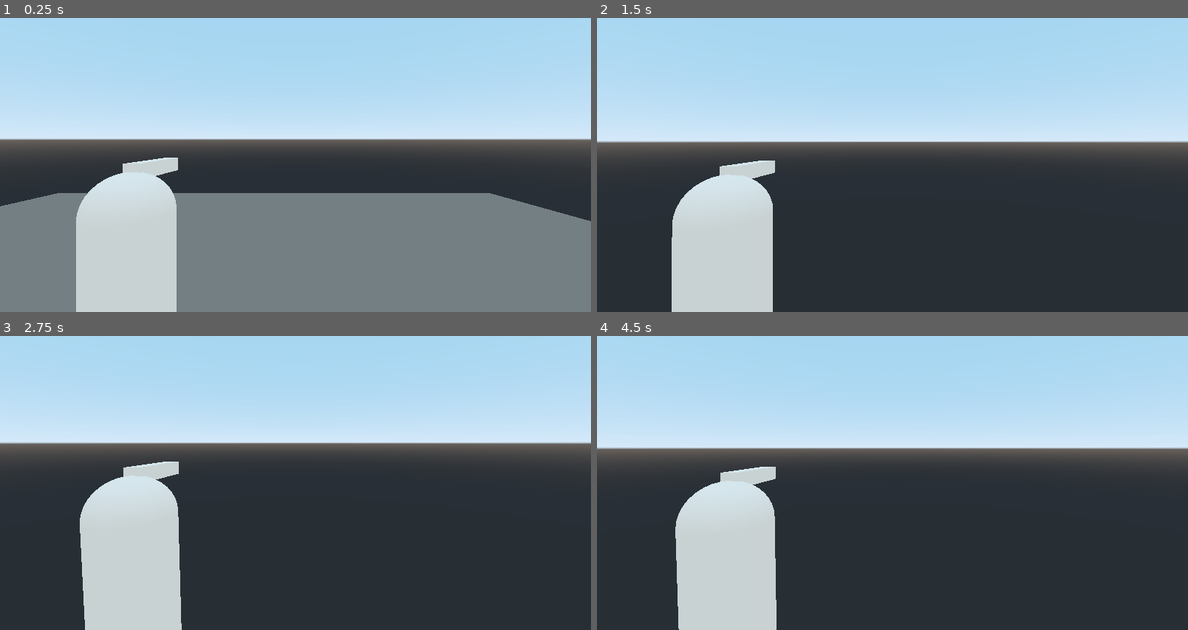
Above: before the commit, frames 1-4 (two rows, left to right).
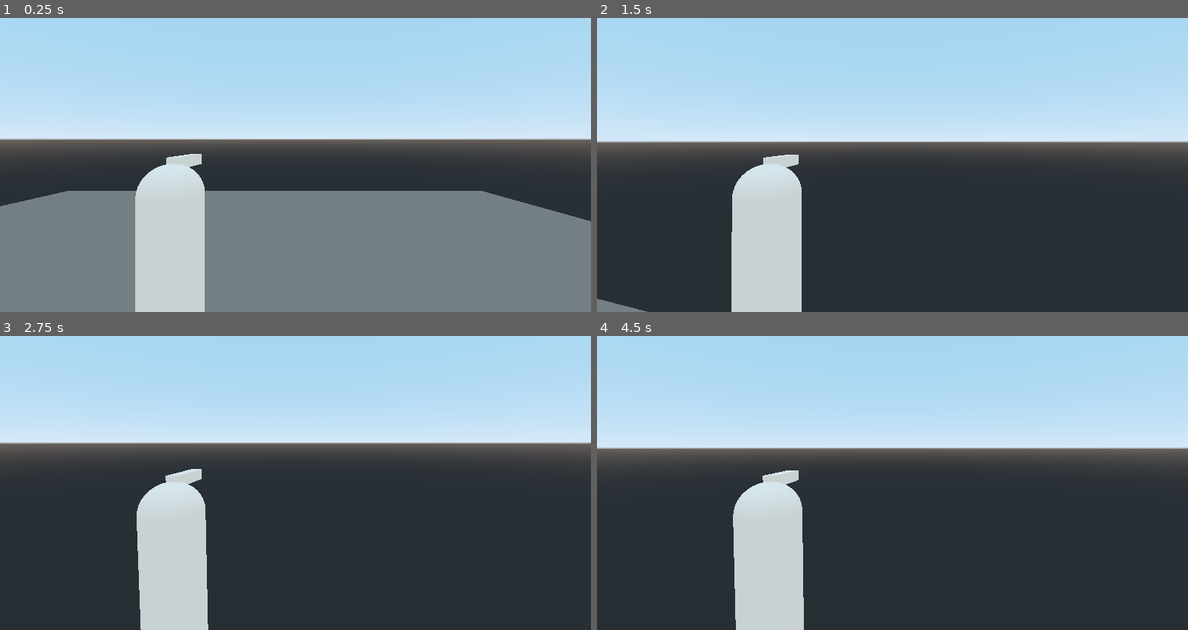
Above: after the commit, the same moments.

Repository: mc-carthy/gdCookbook
Game: Godot game, scene res://Recipes/PlayerCharacter/World.tscn
Two runs of this game, one before a commit and one after it. Both use one fixed random seed, a clock stepped at 60 frames per second and the inputs below. The project has no main scene, so this scene is started directly.
Inputs (mouse positions are in pixels of both pictures, inside the frame that each line leads up to):
- Up to frame 1 (0.25 s): no input
- Up to frame 2 (1.5 s): tap Enter at 0.5 s; move the mouse to (922, 138) at 0.52 s; hold W (move_forward) from 0.53 s (still down); move the mouse to (862, 141) at 1.27 s
- Up to frame 3 (2.75 s): keep holding W (move_forward); tap Space at 2 s; move the mouse to (307, 450) at 2.02 s
- Up to frame 4 (4.5 s): keep holding W (move_forward); tap Enter at 2.75, 4.25 s; move the mouse to (886, 462) at 2.77 s; tap Space at 3.5 s; move the mouse to (933, 462) at 3.52 s; move the mouse to (845, 453) at 4.27 s

The runs differ from the first frame. In frame 1, 7.8% of the frame differs, in the area x 10-83%, y 46-100%; in frame 2, 7.5%; in frame 3, 7.8%, in the area x 13-36%, y 42-100%; in frame 4, 7.7%.

Commit message:
Fix camera pivot point

Diff:
--- a/Recipes/PlayerCharacter/PlayerCharacter.tscn
+++ b/Recipes/PlayerCharacter/PlayerCharacter.tscn
@@ -33,8 +33,8 @@
 material/0 = null
 
 [node name="HeadPivot" type="Spatial" parent="."]
-transform = Transform( 1, 0, 0, 0, 1, 0, 0, 0, 1, -1, 2, -1.5 )
+transform = Transform( 1, 0, 0, 0, 1, 0, 0, 0, 1, 0, 1.8, 0 )
 
 [node name="Camera" type="Camera" parent="HeadPivot"]
-transform = Transform( -1, 0, -3.25841e-07, 0, 1, 0, 3.25841e-07, 0, -1, 0, 0, 0 )
+transform = Transform( -1, 0, -3.25841e-07, 0, 1, 0, 3.25841e-07, 0, -1, -1, 0.2, -2 )
 current = true
